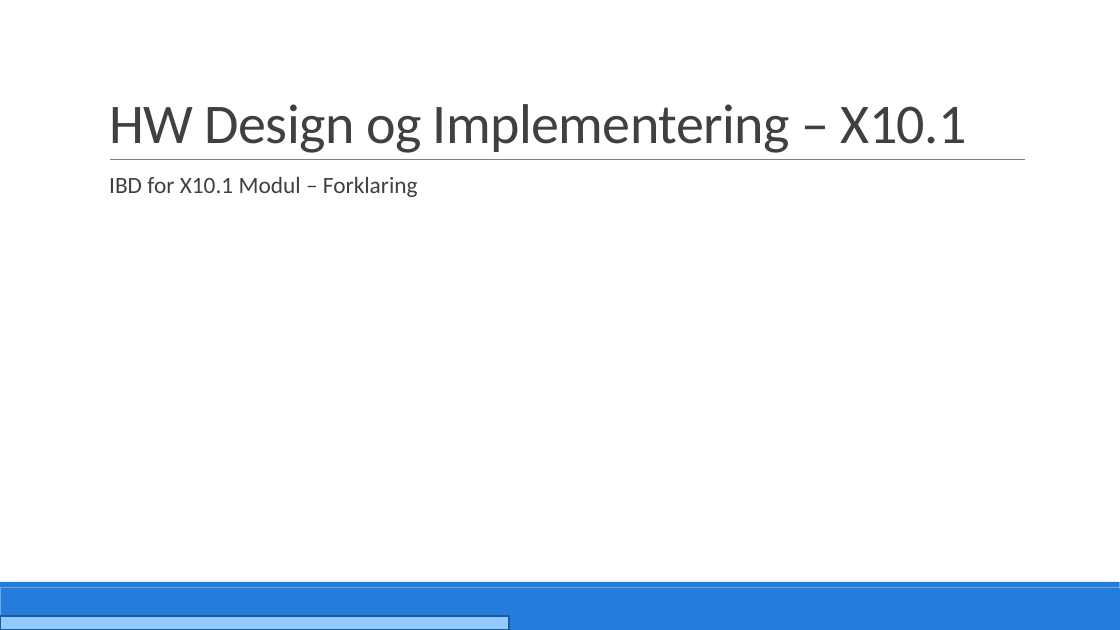
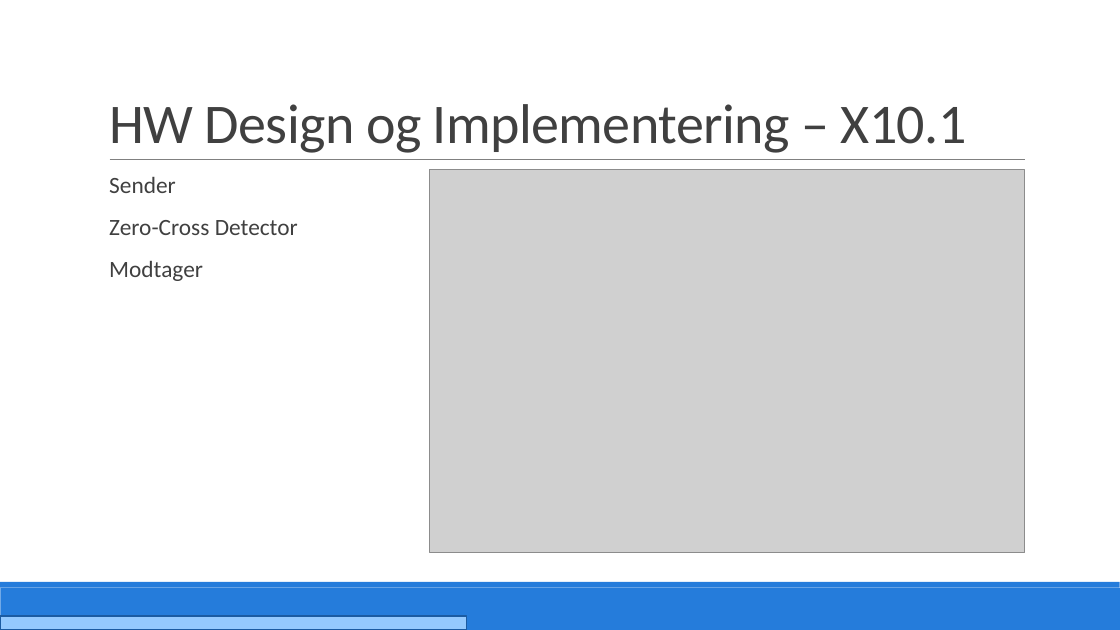
Before and after one commit to PRJ2GR15/Rapport, a slide deck: slide 15 of Fremlæggelse/Fremlæggelse.pptm. Drawn at 1120x630 pixels with LibreOffice and Linux fonts; fonts in the diff are those of the drawing; grey boxes stand for pictures. Boxes give left, top, right and bottom in pixels: in the first picture for what was removed or moved away, otherwise in the second. Text is boxed around its words. In the diff, an @@ line names an element or a change of style, - is before the commit and + after.

```diff
--- a/Fremlæggelse/Fremlæggelse.pptm
+++ b/Fremlæggelse/Fremlæggelse.pptm
@@ text at <box>109,177,298,281</box>: text changed @@
-  IBD for X10.1 Modul – Forklaring
+  Sender
+  Zero-Cross Detector
+  Modtager
@@ picture added at <box>430,170,1025,553</box> @@
@@ rectangle: place and size @@
-rectangle at <box>0,616,509,630</box>
+rectangle at <box>0,616,467,630</box>
```
Also in this commit, not shown: 28 other slides changed, 4 slides added, 1 slide removed.
